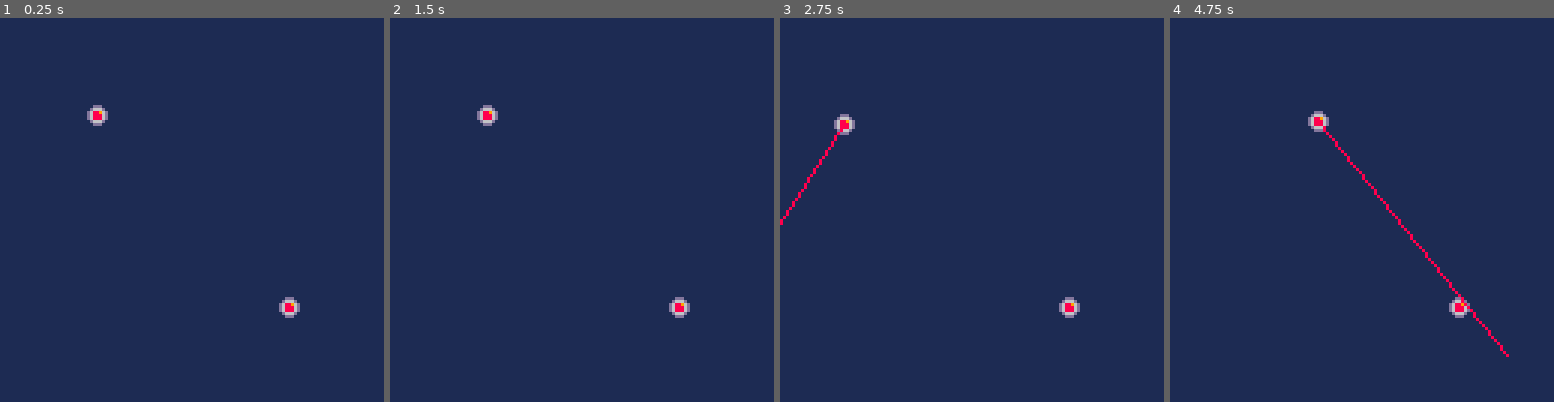
Above: before the commit, frames 1-4 (left to right).
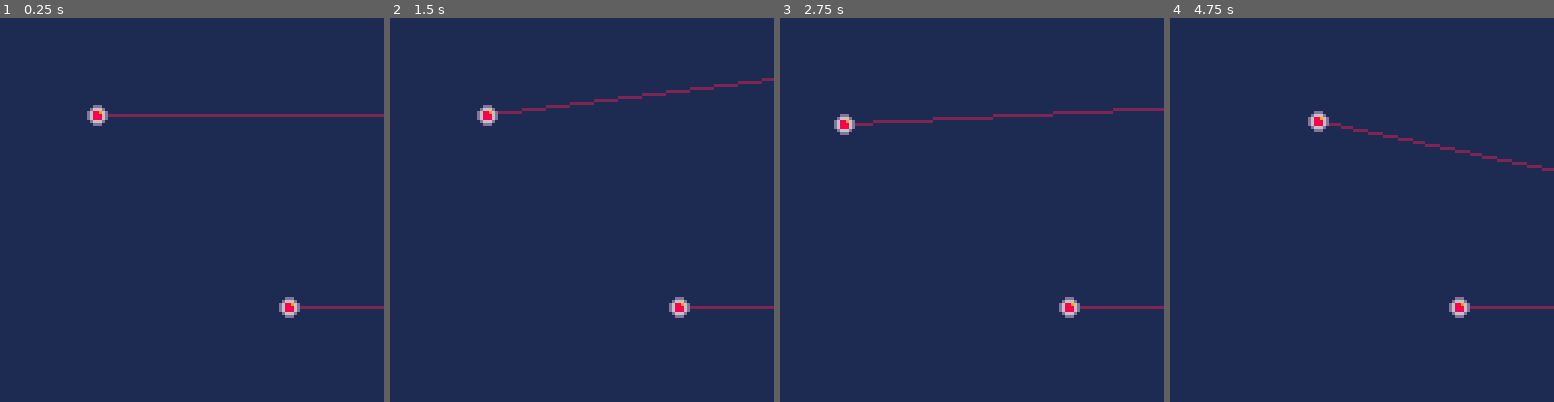
Above: after the commit, the same moments.

Repository: Ramito/PICO-8-Projects
Game: PICO-8 cartridge laserduel.p8
The game is run twice, just before and just after one commit, with the same random seed, the same clock (stepped at 60 frames per second) and the same inputs.
Inputs:
- Up to frame 1 (0.25 s): no input
- Up to frame 2 (1.5 s): tap O (Z key) at 0.33, 0.7, 1.43 s; tap X (X key) at 1.07 s
- Up to frame 3 (2.75 s): hold Left 1.97-2.37 s; tap X (X key) at 2.07, 2.4, 2.73 s; tap O (Z key) at 2.22 s; hold Down from 2.42 s (still down)
- Up to frame 4 (4.75 s): release Down at 2.82 s; hold Right 2.87-3.53 s; tap X (X key) every 0.33 s from 3.07 to 4.73 s; tap O (Z key) at 3.1, 3.98 s; hold Up 3.58-4.08 s; hold Right 4.13-4.53 s; hold Down from 4.58 s (still down)

The runs differ from the first frame. In frame 1, 0.7% of the frame differs, in the area x 28-100%, y 25-76%; in frame 2, 0.7%; in frame 3, 1.0%; in frame 4, 1.1%, in the area x 39-100%, y 27-89%.

Commit message:
Compute laser hit location

Diff:
--- a/laserduel.p8
+++ b/laserduel.p8
@@ -23,12 +23,13 @@
  end
 --lasers
 	foreach(lasers,update_laser)
+	foreach(lasers,update_laser_hit)
 end
 
 function _draw()
  cls(1)
+ foreach(lasers,draw_laser)
  foreach(ufos,draw_ufo)
- foreach(lasers,draw_laser)
 end
 
 -->8
@@ -136,8 +137,8 @@
 --vec2 metatable
 _vec2_mt={
 	__add=function(a,b)
-				return make_vec2(a.x+b.x,a.y+b.y)
-			end,
+			return make_vec2(a.x+b.x,a.y+b.y)
+		end,
 	__sub=function(a,b)
 			return make_vec2(a.x-b.x,a.y-b.y)
 		end
@@ -145,47 +146,104 @@
 --api table
 _vec2_api={
 	dot=function(a,b)
-				return a.x*b.x+a.y*b.y
-			end,
+			return a.x*b.x+a.y*b.y
+		end,
 	scale=function(a,s)
-				a.x*=s
-				a.y*=s
-			end,
+			a.x*=s
+			a.y*=s
+		end,
 	scaled=function(a,s)
-				return make_vec2(a.x*s,a.y*s)
-			end
+			return make_vec2(a.x*s,a.y*s)
+		end,
+	ort=function(a)
+			return make_vec2(a.y,-a.x)
+		end
 }
 --factory
 _vec2_mt.__index=_vec2_api
+
 function make_vec2(x,y)
 	local v={x=x,y=y}
 	setmetatable(v,_vec2_mt)
 	return v
 end
+
+function arg_vec2(arg)
+	return make_vec2(cos(arg),sin(arg))
+end
 -->8
 --laser
 
 function make_laser(ufo)
 	local laser={
 		aim=0,
-		fire=false,
+		trigger=false,
 		index=ufo.index
 	}
 	add(lasers,laser)
 end
 
 function update_laser(laser)
-	laser.aim+=0.01
-	laser.fire=btn(❎,laser.index-1)
+	local rs=0.0025
+ local index=laser.index-1
+ local ❎=btn(❎,index)
+ local 🅾️=btn(🅾️,index)
+ if (❎) laser.aim-=rs
+ if (🅾️) laser.aim+=rs
+	if (laser.trigger) then
+		laser.trigger=❎ or 🅾️
+	else
+		laser.trigger=❎ and 🅾️
+	end
+end
+
+function compute_hit(laser,ufo)
+	if (ufo.index==laser.index) return nil
+	local ld=arg_vec2(laser.aim)
+	local lp=ufos[laser.index].pos
+	local tocenter=ufo.pos-lp
+	local dist=ld:dot(tocenter)
+	if (dist<0) return nil
+	local h=abs(ld:ort():dot(tocenter))
+	local r = ufo.attributes.radius
+	if (h>r) return nil
+	local w=sqrt(r*r-h*h)
+	local hit_dist=dist-w
+	local hit_point=lp+ld:scaled(hit_dist)
+	local hit_normal=hit_point-ufo.pos
+	local hit={
+			distance=hit_dist,
+			point=hit_point,
+			normal=hit_normal
+		}
+	return hit
+end
+
+function update_laser_hit(laser)
+	laser.hit=nil
+	for ufo in all(ufos) do
+		local hit=compute_hit(laser,ufo)
+		if (hit!=nil) then
+			if (not laser.hit or laser.hit.distance > hit.distance) then
+				laser.hit=hit
+			end
+		end
+	end
 end
 
 function draw_laser(laser)
- if (not laser.fire) return
+	local col=2
+	if (laser.trigger) col=8
 	local origin=ufos[laser.index].pos
-	local direction=make_vec2(cos(laser.aim),sin(laser.aim))
-	local dest=origin+direction:scaled(100)
-	line(origin.x,origin.y,dest.x,dest.y,8)
-end
+	if (laser.hit) then
+	 local hit_p=laser.hit.point
+		line(origin.x,origin.y,hit_p.x,hit_p.y,col)
+		return
+	end
+	local direction=arg_vec2(laser.aim)
+	local dest=origin+direction:scaled(200)
+	line(origin.x,origin.y,dest.x,dest.y,col)
+	end
 __gfx__
 0000000000ddd0000000000000000000000000000000000000000000000000000000000000000000000000000000000000000000000000000000000000000000
 000000000d666d000000000000000000000000000000000000000000000000000000000000000000000000000000000000000000000000000000000000000000
